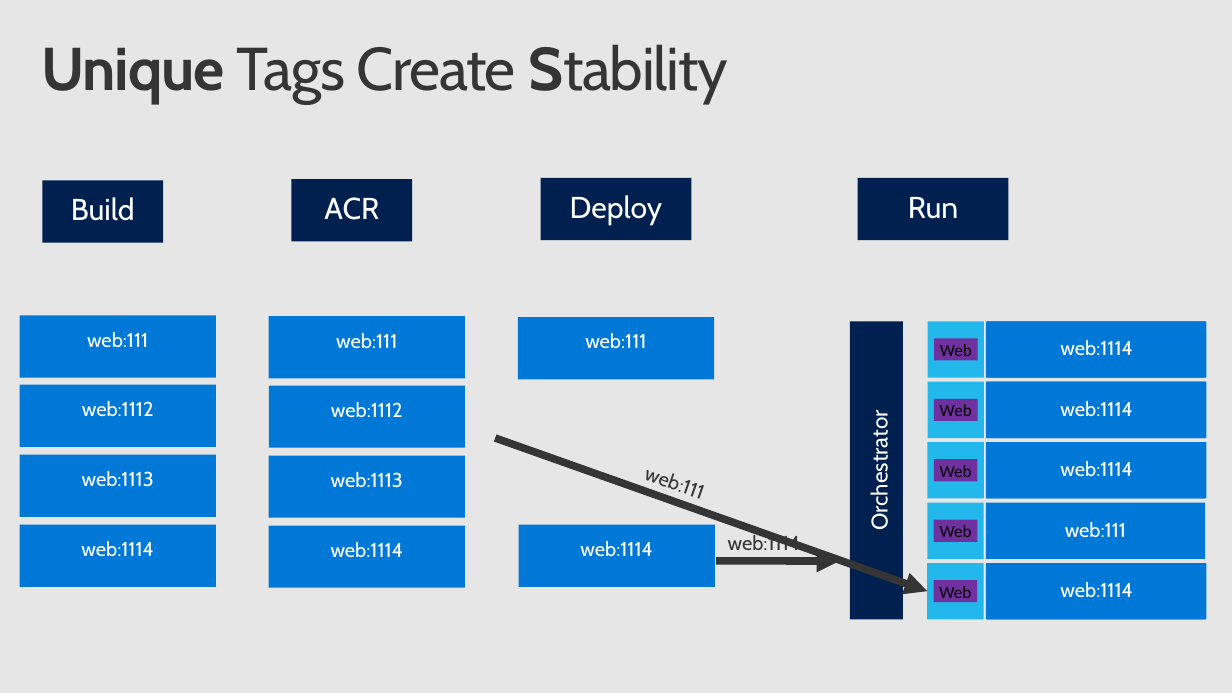
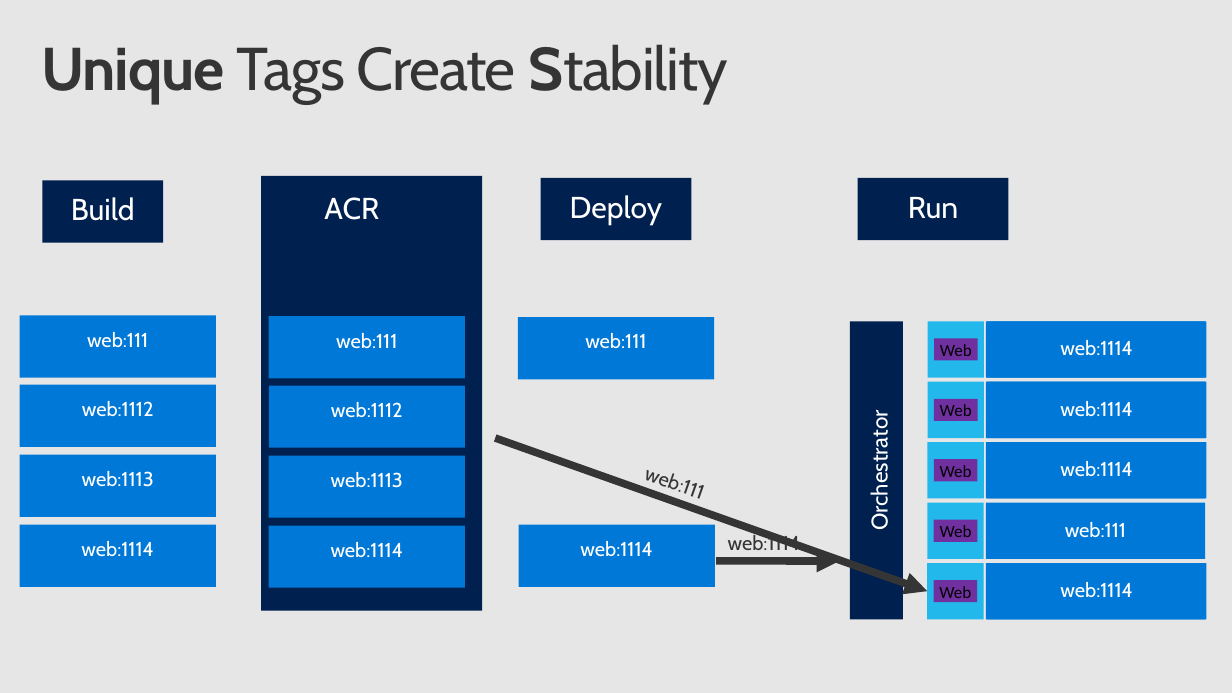
Before and after one commit to SteveLasker/Presentations, a slide deck: slide 24 of DockerGeneral/AzureContainersE2E.pptx (slide 22 before the commit). Drawn at 1232x693 pixels with LibreOffice and Linux fonts; fonts in the diff are those of the drawing; background and template pictures are left out. Boxes give left, top, right and bottom in pixels: in the first picture for what was removed or moved away, otherwise in the second. Text is boxed around its words. In the diff, an @@ line names an element or a change of style, - is before the commit and + after.

```diff
--- a/DockerGeneral/AzureContainersE2E.pptx
+++ b/DockerGeneral/AzureContainersE2E.pptx
@@ rectangle added at box(261, 176, 482, 611), fill #002050, 24 pt, text #FFFFFF @@
+ACR
```
Also in this commit, not shown: 8 other slides changed, 12 slides added, 1 slide removed.
